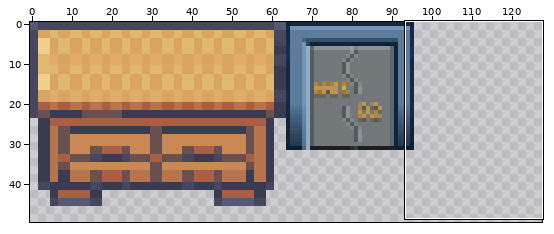
Sprite sheet, stored at sprites/tilesheets/furniture.png. The first picture is a wide view before the edit; the outline marks the close-up.
Close-up. Before the edit:
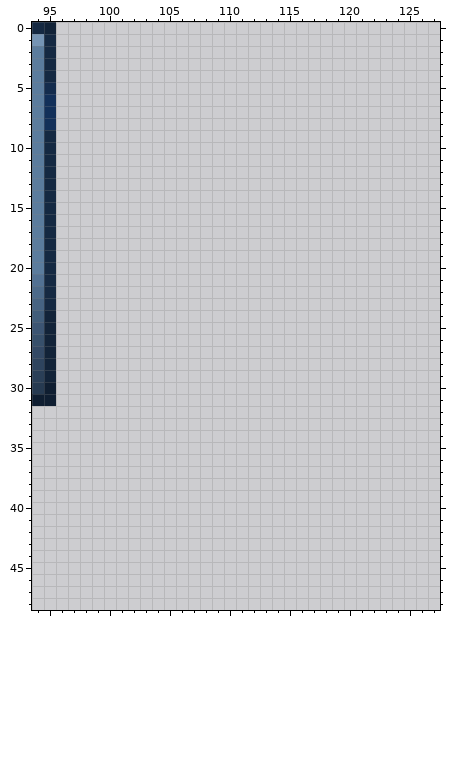
The file is 128x128 pixels. Colours within 5 levels of each other are drawn and written as one. Shown: x 94..127, y 0..48. The wide view leaves out empty margins.
After:
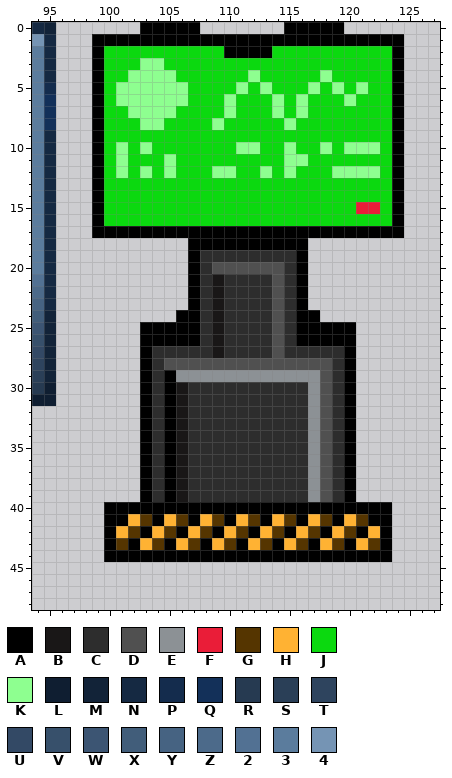
Palette (. is transparent): A #000000  B #191717  C #2d2d2d  D #505050  E #8c9195  F #ea1d38  G #553500  H #ffb233  J #0bd90f  K #8eff90  L #0f1e31  M #122338  N #152942  P #142c4d  Q #133059  R #263a51  S #2a3f57  T #2e445e  U #334965  V #37506b  W #3c5573  X #415d7a  Y #466382  Z #4c6a8a  2 #527193  3 #5b7c9d  4 #7594b4
Changes in this commit:
Colour A now appears in row 0 at x 103 to 107 and 115 to 119; in row 1 at x 99 to 124; in row 2 at x 99, 110 to 113 and 124; in rows 3 to 16 at x 99 and 124; in row 17 at x 99 to 124; in row 18 at x 107 to 116.
Colour A now appears in rows 19 to 23 at x 107 and 116; in row 24 at x 106 to 107 and 116 to 117; in rows 25 to 26 at x 103 to 107 and 116 to 120; in rows 27 to 28 at x 103 and 120; in rows 29 to 39 at x 103, 105 and 120; in row 40 at x 100 to 123.
Colour A now appears in row 41 at x 100 to 101, 104, 107, 110, 113, 116, 119 and 122 to 123; in row 42 at x 100, 103, 106, 109, 112, 115, 118, 121 and 123; in row 43 at x 100, 102, 105, 108, 111, 114, 117, 120 and 123; in row 44 at x 100 to 123.
Colour B now appears in rows 21 to 27 at x 109; in rows 30 to 39 at x 106.
Colour C now appears in row 19 at x 108 to 115; in row 20 at x 108 and 115; in rows 21 to 26 at x 108, 110 to 113 and 115; in row 27 at x 104 to 108, 110 to 113 and 115 to 119; in rows 28 to 29 at x 104 and 119; in rows 30 to 39 at x 104, 107 to 116 and 119.
Colour D now appears in row 20 at x 109 to 114; in rows 21 to 27 at x 114; in row 28 at x 105 to 118; in rows 29 to 39 at x 118.
Colour E now appears in row 29 at x 106 to 117; in rows 30 to 39 at x 117.
Colour F now appears in row 15 at x 121 to 122.
Colour G now appears in row 41 at x 103, 106, 109, 112, 115, 118 and 121; in row 42 at x 102, 105, 108, 111, 114, 117 and 120; in row 43 at x 101, 104, 107, 110, 113, 116, 119 and 122.
Colour H now appears in row 41 at x 102, 105, 108, 111, 114, 117 and 120; in row 42 at x 101, 104, 107, 110, 113, 116, 119 and 122; in row 43 at x 103, 106, 109, 112, 115, 118 and 121.
Colour J now appears in row 2 at x 100 to 109 and 114 to 123; in row 3 at x 100 to 102 and 105 to 123; in row 4 at x 100 to 101, 106 to 111, 113 to 117 and 119 to 123; in row 5 at x 100, 107 to 110, 112, 114 to 116, 118, 120 and 122 to 123; in row 6 at x 100, 107 to 109, 111 to 113, 115, 117 to 119 and 121 to 123; in row 7 at x 100 to 101, 106 to 109, 111 to 113, 115 and 117 to 123.
Colour J now appears in row 8 at x 100 to 102, 105 to 108, 110 to 114 and 116 to 123; in row 9 at x 100 to 123; in row 10 at x 100, 102, 104 to 110, 113 to 114, 116 to 117, 119 and 123; in row 11 at x 100, 102 to 104, 106 to 114 and 117 to 123; in row 12 at x 100, 102, 104, 106 to 108, 111 to 112, 114, 116 to 118 and 123; in rows 13 to 14 at x 100 to 123.
Colour J now appears in row 15 at x 100 to 120 and 123; in row 16 at x 100 to 123.
Colour K now appears in row 3 at x 103 to 104; in row 4 at x 102 to 105, 112 and 118; in row 5 at x 101 to 106, 111, 113, 117, 119 and 121; in row 6 at x 101 to 106, 110, 114, 116 and 120; in row 7 at x 102 to 105, 110, 114 and 116; in row 8 at x 103 to 104, 109 and 115.
Colour K now appears in row 10 at x 101, 103, 111 to 112, 115, 118 and 120 to 122; in row 11 at x 101, 105 and 115 to 116; in row 12 at x 101, 103, 105, 109 to 110, 113, 115 and 119 to 122.
Where, in picture pixels (left, top, right, bottom), the same in both close-ups:
added: (92, 22, 404, 562)
